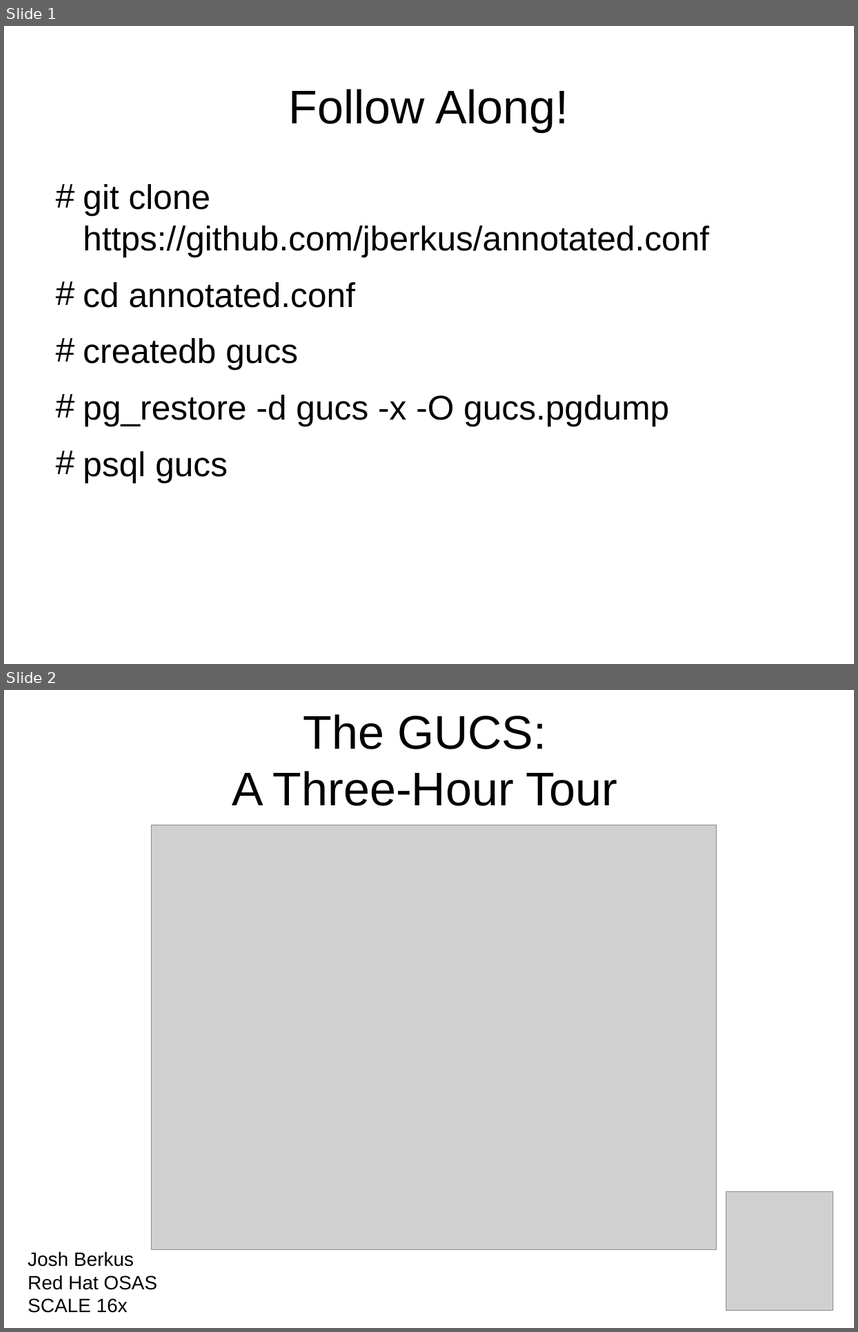
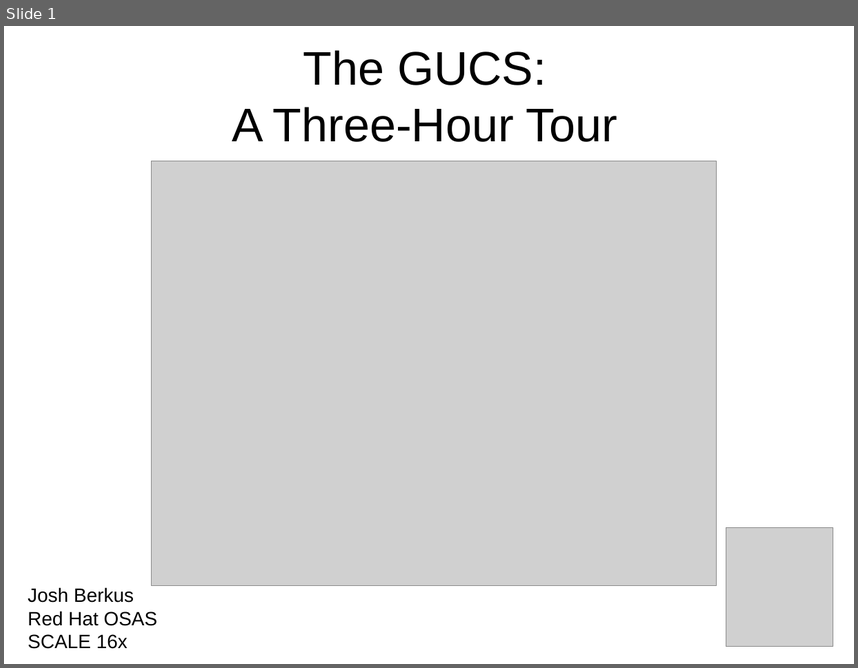
Before and after one commit to jberkus/annotated.conf, a slide deck: guc_tutorial_10.odp. Shown one above the other, each under a label of ours: slides 1 and 2 before the commit, slide 1 after it. The pictures are 858x1332 and 858x668 pixels, drawn with LibreOffice and Linux fonts; fonts in the diff are those of the drawing; grey boxes stand for pictures. Boxes give left, top, right and bottom in pixels: in the first picture for what was removed or moved away, otherwise in the second. Text is boxed around its words. In the diff, an @@ line names an element or a change of style, - is before the commit and + after.

Commit message:
Added PDF version of the presentation.  Added parallel query tuning to extra.10.conf.

```diff
--- a/guc_tutorial_10.odp
+++ b/guc_tutorial_10.odp
@@ slide 1 removed at (4,26,854,664), background #FFFFFF @@
@@ title removed at (289,89,568,132) @@
-Follow Along!
@@ text removed at (83,184,709,482) @@
-# git clone https://github.com/jberkus/annotated.conf
-# cd annotated.conf
-# createdb gucs
-# pg_restore -d gucs -x -O gucs.pgdump
-# psql gucs
@@ what was slide 2 is now slide 1 @@
```
Also in this commit, not shown: 5 other files.
